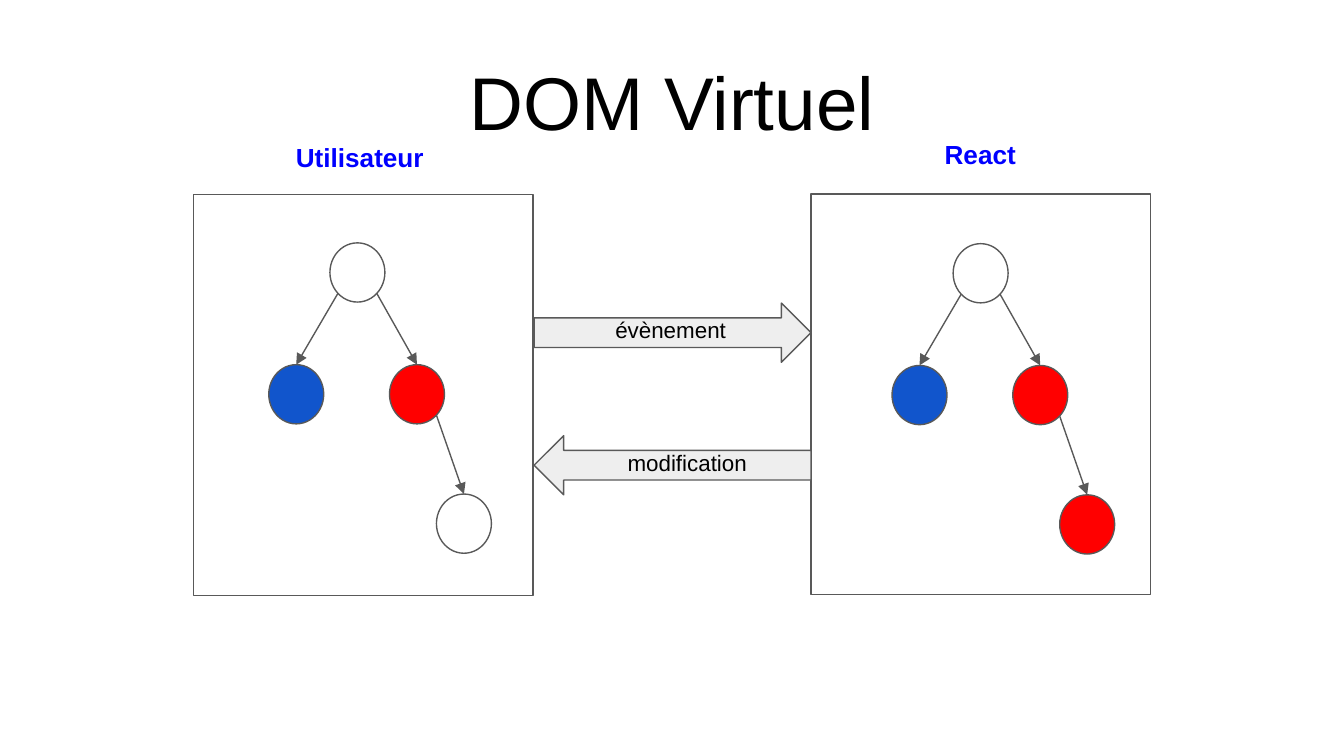
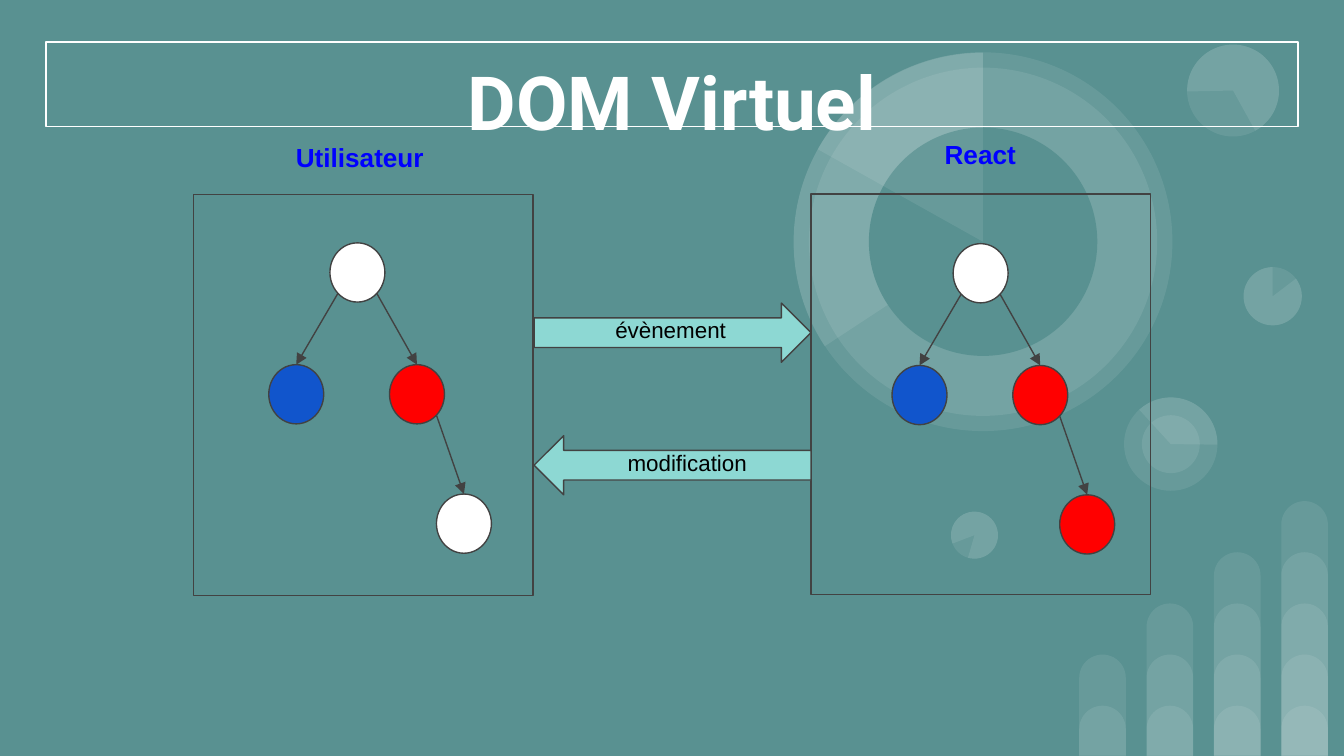
Before and after one commit to FXpel/IFI_React, a slide deck: slide 9 of cours/IFI_React.pptx (slide 7 before the commit). Drawn at 1344x756 pixels with LibreOffice and Linux fonts; fonts in the diff are those of the drawing. Boxes give left, top, right and bottom in pixels: in the first picture for what was removed or moved away, otherwise in the second. Text is boxed around its words. In the diff, an @@ line names an element or a change of style, - is before the commit and + after.

```diff
--- a/cours/IFI_React.pptx
+++ b/cours/IFI_React.pptx
@@ background #FFFFFF to #599191 @@
@@ title "DOM Virtuel": place and size @@
-title "DOM Virtuel" at (470,76,874,131)
+title "DOM Virtuel" at (46,42,1298,126)
@@ title "DOM Virtuel" at (46,42,1298,126): font Arial to Roboto, text colour #000000 to #FFFFFF, bold on; outline none to #FFFFFF 0.75 pt @@
@@ outline #595959 0.75 pt to #424242 0.75 pt in 10 elements at (329,243,384,302), (269,364,324,423), (390,364,445,423), (437,495,492,554), (953,243,1008,302), (892,366,948,425), (1013,366,1068,425), (1059,495,1114,554), (194,195,534,595), (810,194,1150,594) @@
@@ arrow (337, 293) - (296, 364): stroke #595959 0.75 pt to #424242 0.75 pt @@
@@ arrow (376, 293) - (417, 364): stroke #595959 0.75 pt to #424242 0.75 pt @@
@@ arrow (961, 294) - (919, 366): stroke #595959 0.75 pt to #424242 0.75 pt @@
@@ arrow (1000, 294) - (1040, 366): stroke #595959 0.75 pt to #424242 0.75 pt @@
@@ right arrow at (534,304,810,363): fill #EEEEEE to #8DD8D3; outline #595959 0.75 pt to #424242 0.75 pt @@
@@ arrow (437, 415) - (464, 495): stroke #595959 0.75 pt to #424242 0.75 pt @@
@@ arrow (1059, 417) - (1087, 495): stroke #595959 0.75 pt to #424242 0.75 pt @@
@@ right arrow at (534,435,810,495): fill #EEEEEE to #8DD8D3; outline #595959 0.75 pt to #424242 0.75 pt @@
@@ group added at (741,0,1301,565): 8 ellipses, 6 pie slice (boxed as its full ellipse)s @@
@@ group added at (1079,501,1328,755): 14 round same rects @@
```
Also in this commit, not shown: 7 other slides changed, 7 slides added, 3 slides removed, 1 other file.
